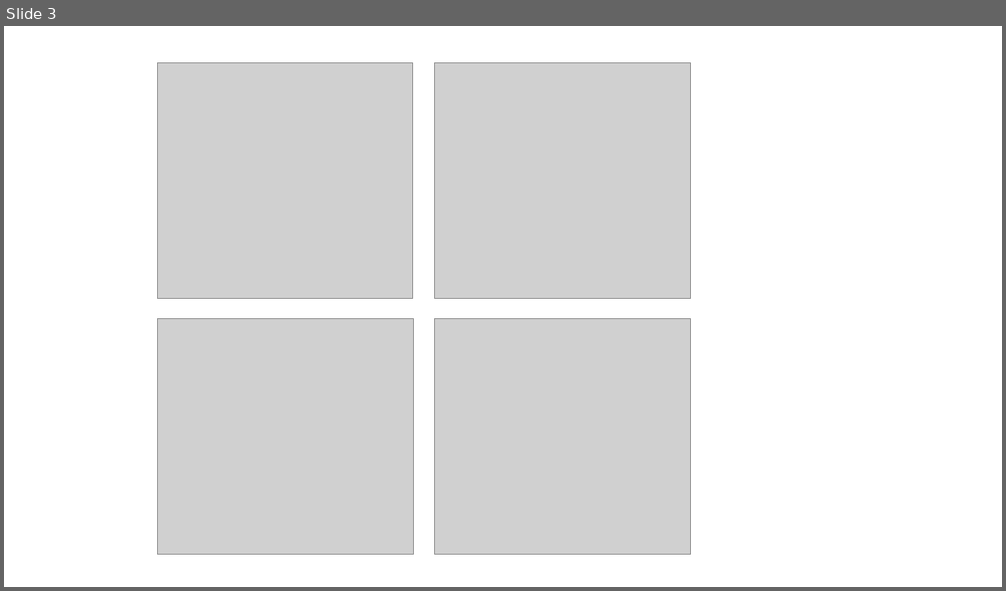
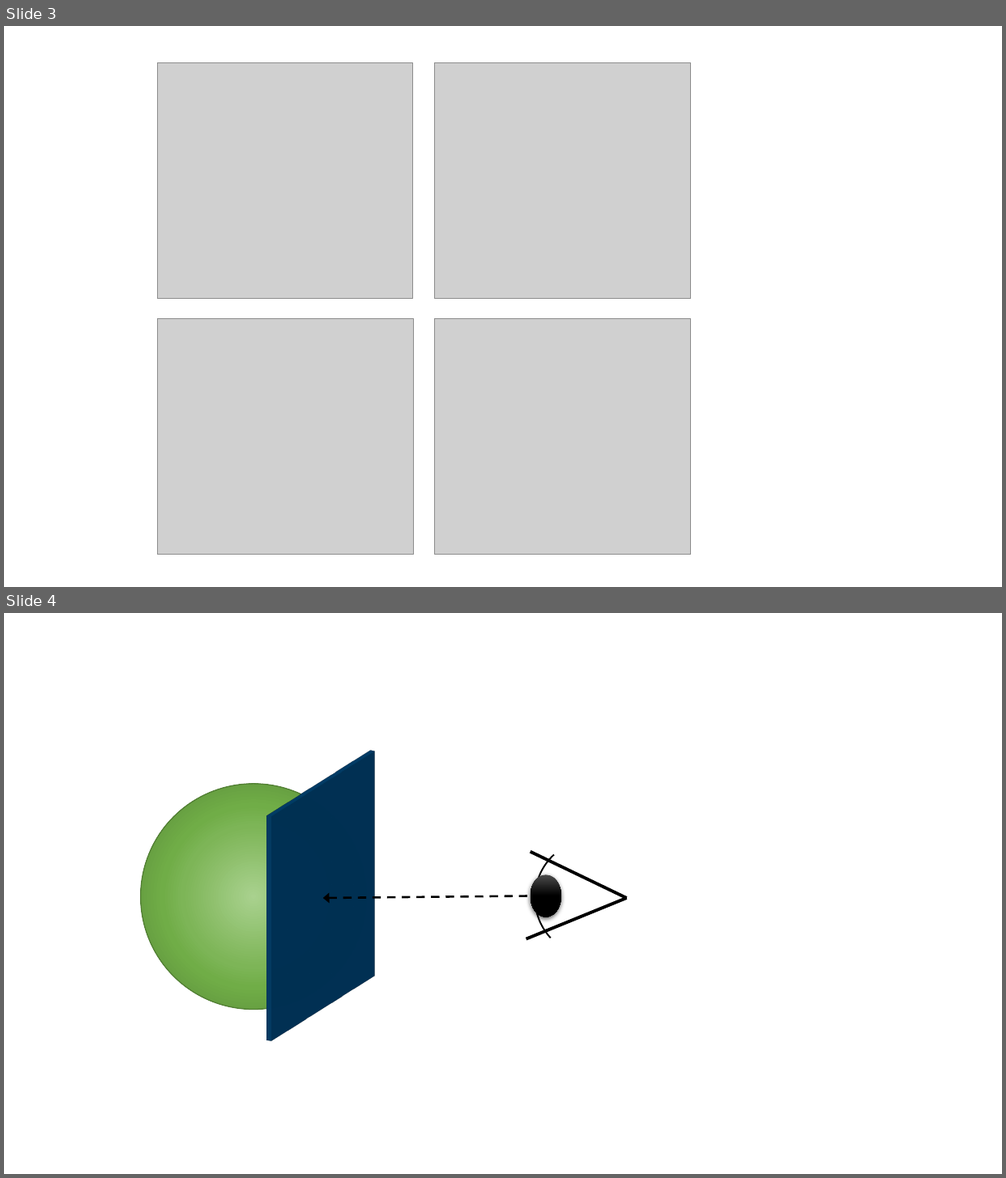
Before and after one commit to matmuze/CellVIEW_VCBM2015, a slide deck: Presentation1.pptx. Shown one above the other, each under a label of ours: slide 3 before the commit, slides 3 and 4 after it. The pictures are 1006x591 and 1006x1178 pixels, drawn with LibreOffice and Linux fonts; fonts in the diff are those of the drawing; grey boxes stand for pictures. Boxes give left, top, right and bottom in pixels: in the first picture for what was removed or moved away, otherwise in the second. Text is boxed around its words. In the diff, an @@ line names an element or a change of style, - is before the commit and + after.

```diff
--- a/Presentation1.pptx
+++ b/Presentation1.pptx
@@ slide 4 added at (x1=4, y1=613, x2=1002, y2=1174), background #FFFFFF @@
@@ rectangle added at (x1=206, y1=778, x2=441, y2=1014), fill #0070C0 @@
@@ ellipse added at (x1=141, y1=784, x2=367, y2=1010), fill gradient #A9D18E to #7DB557 to #70AD47 to #548235, outline #538035 1 pt @@
@@ group added at (x1=510, y1=815, x2=676, y2=981): 2 lines, 1 arc (boxed as its full ellipse), 1 ellipse @@
@@ arrow added from (530, 896) to (323, 898), #000000 2 pt dashed @@
```
Also in this commit, not shown: 1 other slide added, 10 other files.
